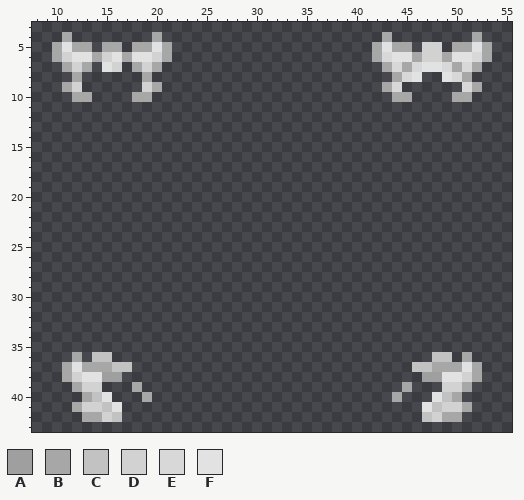
Edited in one commit: pixel-art sprite (Resources/Textures/_Moffstation/Mobs/Customization/resomi_hair.rsi/ResomiPointy.png). The picture above was drawn from the file before the commit.
The file is 64x64 pixels. Colours within 5 levels of each other are drawn and written as one. Shown: x 8..55, y 3..43. The old version is drawn lined up with the new one.
Palette (. is transparent): A #9f9f9f  B #a7a7a7  C #c2c2c2  D #d2d2d2  E #d8d8d8  F #e2e2e2
Pixels before, first column x 10:
 4 .B........B......................B........B.
 5 BFBB.BB.BBFB....................BFBB.DD.BBFB
 6 BDFFBDFBFFDB....................BEFFBDDBFFEB
 7 .BDB.FD.BDB......................BEBEFFEBEB.
 8 ..B......B........................BEF..FEB..
 9 .BD......DB......................BE......EB.
10 ..BB....BB........................BB....BB..
11 ............................................
12 ............................................
13 ............................................
14 ............................................
15 ............................................
16 ............................................
17 ............................................
18 ............................................
19 ............................................
20 ............................................
21 ............................................
22 ............................................
23 ............................................
24 ............................................
25 ............................................
26 ............................................
27 ............................................
28 ............................................
29 ............................................
30 ............................................
31 ............................................
32 ............................................
33 ............................................
34 ............................................
35 ............................................
36 ..B.CC................................CC.B..
37 .BFBBBCC............................CCBBBFB.
38 .BDFFAA..............................AAFFDB.
39 ..BDD...B..........................B...DDB..
40 ...BCF...B........................B...FCB...
41 ..BDDCF..............................FCDDB..
42 ...BBDC..............................CDBB...
Now the later version:
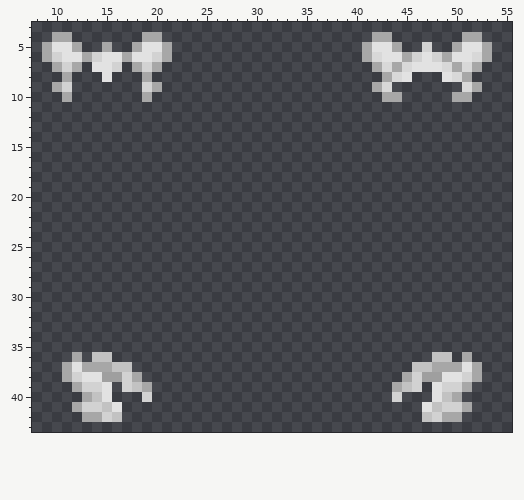
The edit:
whole drawing moved by +0,-2 (the old picture is shown already moved)
y 4: x 10 . -> B; x 19 . -> B; x 42 . -> B; x 51 . -> B
y 5: x 9..10 .B -> BF; x 13 B -> .; x 16 B -> .; x 19 B -> F; x 41..42 .B -> BF; x 45 B -> .; x 48 D -> .; x 51 B -> F
y 6: x 9..11 .BD -> BDF; x 13..15 FBD -> BDF; x 41..43 .BE -> BEF; x 45..47 FBD -> BDF
y 7: x 10..14 .BDB. -> BDB.F; x 42..46 .BEBE -> BEBEF
y 8: x 11..12 .B -> B.; x 15 . -> F; x 43..46 .BEF -> BEF.
y 9: x 10..12 .BD -> BD.; x 42..44 .BE -> BE.
y 10: x 11..13 .BB -> B..; x 18 B -> .; x 43 . -> B; x 45 B -> .
y 38: x 17..18 .. -> DB; x 45..46 .. -> BD
y 39: x 15 . -> F; x 17..19 .B. -> DCB; x 44..46 .B. -> BCD; x 48 . -> F
y 40: x 19 B -> D; x 44 B -> D
Pixel boxes of the changes (left, top, right, bottom) in both pictures:
changed: (42, 32, 152, 102)
changed: (362, 32, 472, 102)
changed: (102, 372, 152, 402)
changed: (392, 372, 442, 402)
